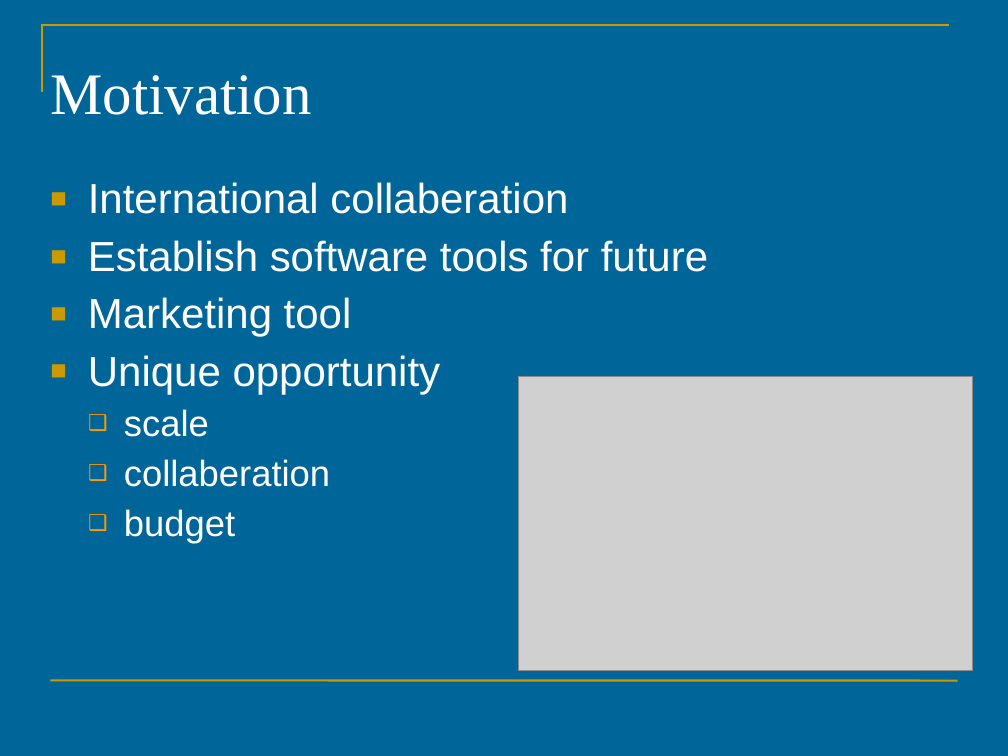
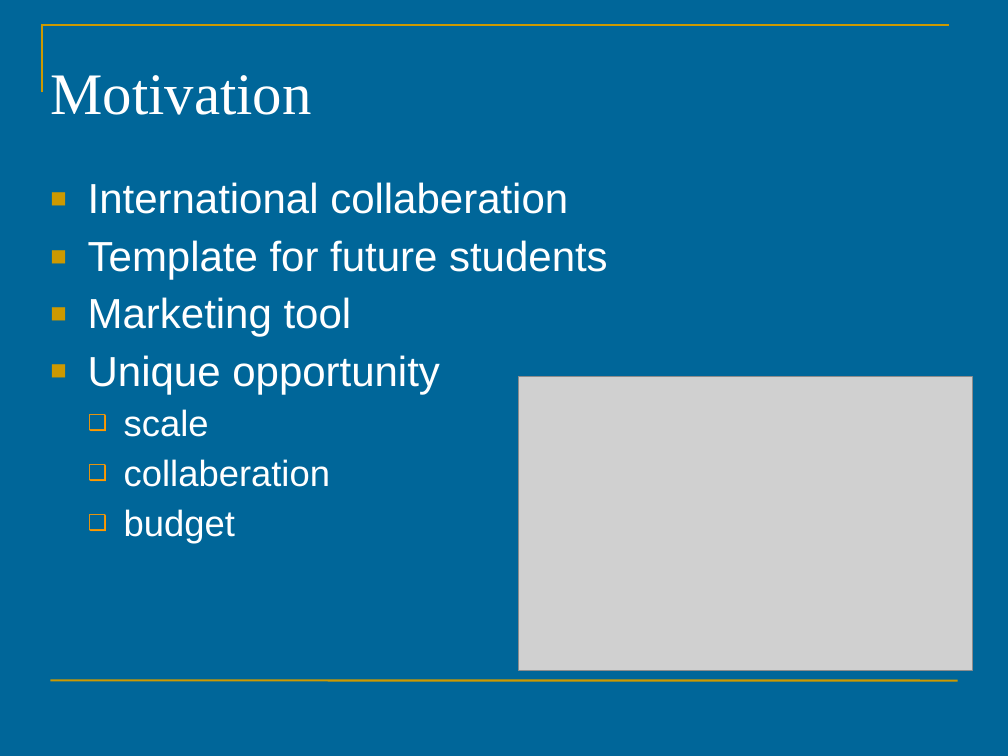
Before and after one commit to maikmerten/hmc-mips, a slide deck: slide 7 of uoa/doc/proposal-seminar.ppt. Drawn at 1008x756 pixels with LibreOffice and Linux fonts; fonts in the diff are those of the drawing; grey boxes stand for pictures. Boxes give left, top, right and bottom in pixels: in the first picture for what was removed or moved away, otherwise in the second. Text is boxed around its words. In the diff, an @@ line names an element or a change of style, - is before the commit and + after.

```diff
--- a/uoa/doc/proposal-seminar.ppt
+++ b/uoa/doc/proposal-seminar.ppt
@@ text at bbox=[88, 240, 608, 279]: text changed @@
-■ Establish software tools for future
+■ Template for future students
```
Also in this commit, not shown: 10 other slides changed, 2 slides added, 1 other file.
